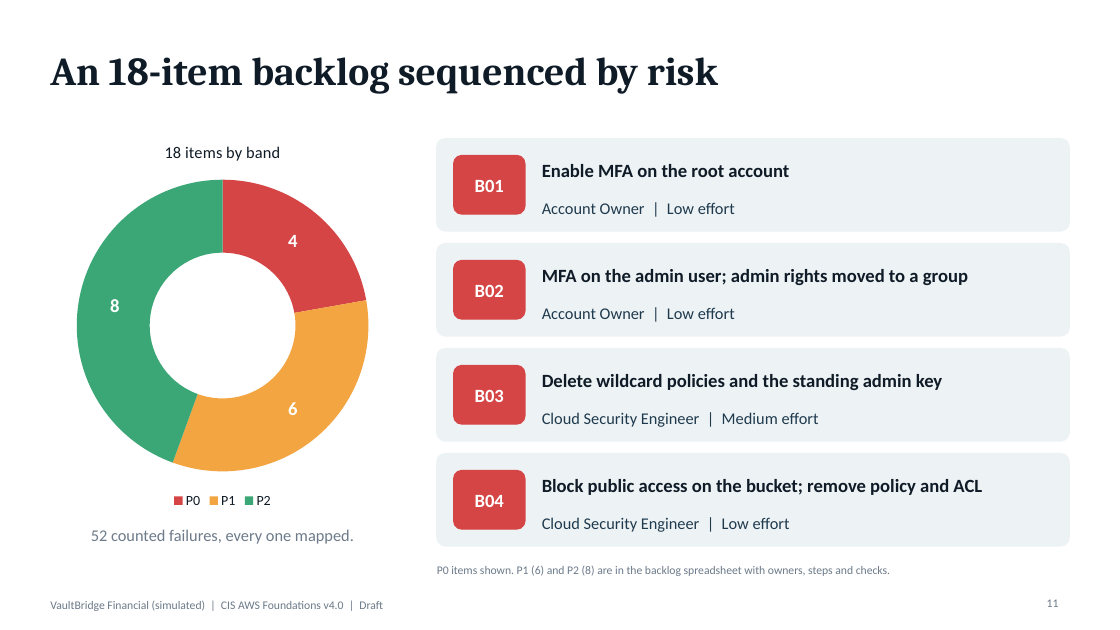
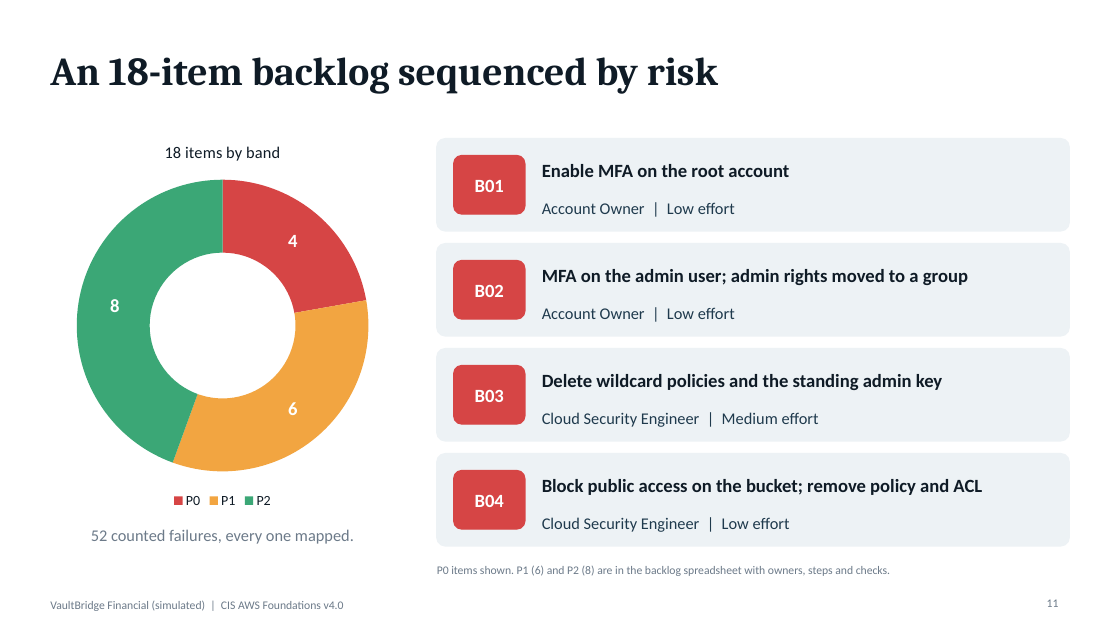
Before and after one commit to sadorect/aws-cis-posture-assessment, a slide deck: slide 11 of docs/VaultBridge_CIS_AWS_Assessment.pptx. Drawn at 1120x630 pixels with LibreOffice and Linux fonts; fonts in the diff are those of the drawing. Boxes give left, top, right and bottom in pixels: in the first picture for what was removed or moved away, otherwise in the second. Text is boxed around its words. In the diff, an @@ line names an element or a change of style, - is before the commit and + after.

```diff
--- a/docs/VaultBridge_CIS_AWS_Assessment.pptx
+++ b/docs/VaultBridge_CIS_AWS_Assessment.pptx
@@ text at [50,600,344,611]: text changed @@
-VaultBridge Financial (simulated) | CIS AWS Foundations v4.0 | Draft
+VaultBridge Financial (simulated) | CIS AWS Foundations v4.0
```
Also in this commit, not shown: 20 other slides changed, 10 other files.
